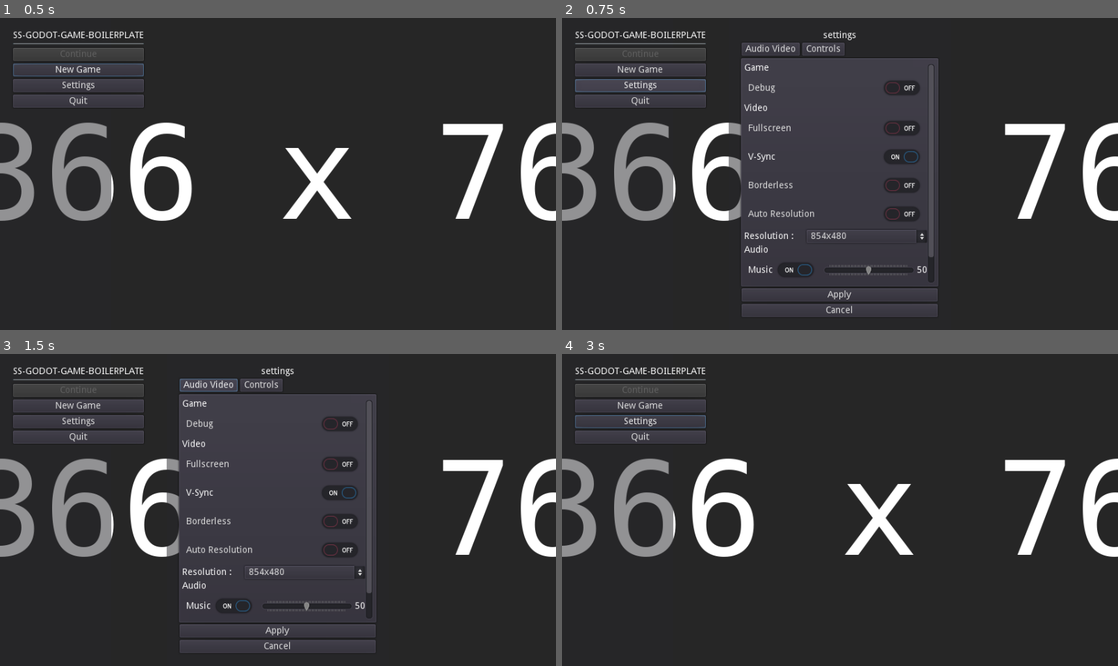
Above: before the commit, frames 1-4 (two rows, left to right).
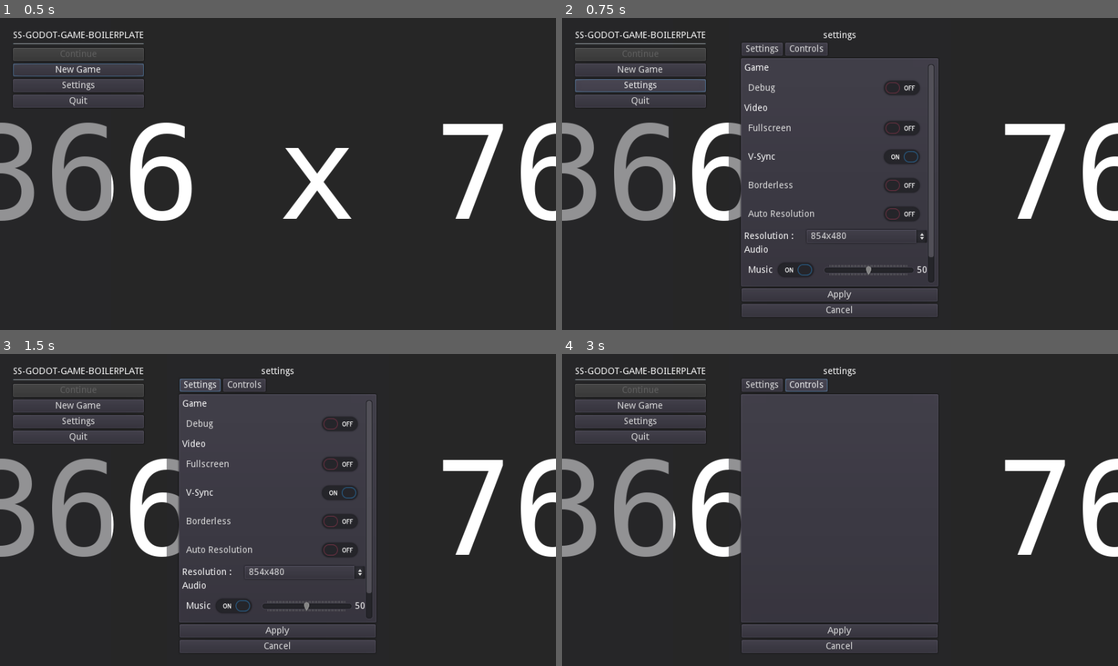
Above: after the commit, the same moments.

Repository: stalematestudio/ss-godot-game-boilerplate
Game: Godot game, scene res://scenes/MainMenu.tscn
Two runs of this game, one before a commit and one after it. Both use one fixed random seed, a clock stepped at 60 frames per second and the inputs below.
Inputs (mouse positions are in pixels of both pictures, inside the frame that each line leads up to):
- Up to frame 1 (0.5 s): no input
- Up to frame 2 (0.75 s): click "Settings" at 0.5 s
- Up to frame 3 (1.5 s): click (211, 385) at 1.25 s, where only the run before the commit has a clickable "Audio Video"
- Up to frame 4 (3 s): click "Settings" at 2 s; click (806, 385) at 2.75 s, where only the run after the commit has a clickable "Controls"

Frame 1 is identical in both runs. In frame 2, 0.3% of the frame differs, in the area x 33-51%, y 8-13%; in frame 3, 0.3%; in frame 4, 30%, in the area x 2-68%, y 4-96%.

Commit message:
Some renaming for no good reason

Diff:
--- a/scenes/Settings.tscn
+++ b/scenes/Settings.tscn
@@ -34,17 +34,17 @@
 margin_right = 301.0
 margin_bottom = 38.0
 
-[node name="AV_Settings_Button" type="Button" parent="VBC/Tab_Buttons"]
-margin_right = 89.0
+[node name="Settings_Tab_Button" type="Button" parent="VBC/Tab_Buttons"]
+margin_right = 63.0
 margin_bottom = 20.0
-text = "Audio Video"
-__meta__ = {
-"_edit_use_anchors_": false
-}
-
-[node name="Controls" type="Button" parent="VBC/Tab_Buttons"]
-margin_left = 93.0
-margin_right = 158.0
+text = "Settings"
+__meta__ = {
+"_edit_use_anchors_": false
+}
+
+[node name="Controls_Tab_Button" type="Button" parent="VBC/Tab_Buttons"]
+margin_left = 67.0
+margin_right = 132.0
 margin_bottom = 20.0
 text = "Controls"
 __meta__ = {
@@ -59,7 +59,7 @@
 tabs_visible = false
 use_hidden_tabs_for_min_size = true
 
-[node name="AV_Settings" type="Tabs" parent="VBC/Settings_Tabs"]
+[node name="Settings_Tab" type="Tabs" parent="VBC/Settings_Tabs"]
 anchor_right = 1.0
 anchor_bottom = 1.0
 margin_left = 4.0
@@ -67,7 +67,7 @@
 margin_right = -4.0
 margin_bottom = -4.0
 
-[node name="AV_Scroll" type="ScrollContainer" parent="VBC/Settings_Tabs/AV_Settings"]
+[node name="Settings_Scroll" type="ScrollContainer" parent="VBC/Settings_Tabs/Settings_Tab"]
 anchor_right = 1.0
 anchor_bottom = 1.0
 follow_focus = true
@@ -76,7 +76,7 @@
 "_edit_use_anchors_": false
 }
 
-[node name="AV_VBC" type="VBoxContainer" parent="VBC/Settings_Tabs/AV_Settings/AV_Scroll"]
+[node name="Settings_VBC" type="VBoxContainer" parent="VBC/Settings_Tabs/Settings_Tab/Settings_Scroll"]
 margin_right = 281.0
 margin_bottom = 382.0
 size_flags_horizontal = 3
@@ -84,53 +84,53 @@
 "_edit_use_anchors_": false
 }
 
-[node name="Game" type="Label" parent="VBC/Settings_Tabs/AV_Settings/AV_Scroll/AV_VBC"]
+[node name="Game" type="Label" parent="VBC/Settings_Tabs/Settings_Tab/Settings_Scroll/Settings_VBC"]
 margin_right = 281.0
 margin_bottom = 14.0
 text = "Game"
 
-[node name="Debug_CheckButton" type="CheckButton" parent="VBC/Settings_Tabs/AV_Settings/AV_Scroll/AV_VBC"]
+[node name="Debug_CheckButton" type="CheckButton" parent="VBC/Settings_Tabs/Settings_Tab/Settings_Scroll/Settings_VBC"]
 margin_top = 18.0
 margin_right = 281.0
 margin_bottom = 58.0
 text = "Debug"
 
-[node name="Video" type="Label" parent="VBC/Settings_Tabs/AV_Settings/AV_Scroll/AV_VBC"]
+[node name="Video" type="Label" parent="VBC/Settings_Tabs/Settings_Tab/Settings_Scroll/Settings_VBC"]
 margin_top = 62.0
 margin_right = 281.0
 margin_bottom = 76.0
 text = "Video"
 
-[node name="FullScreen_CheckButton" type="CheckButton" parent="VBC/Settings_Tabs/AV_Settings/AV_Scroll/AV_VBC"]
+[node name="FullScreen_CheckButton" type="CheckButton" parent="VBC/Settings_Tabs/Settings_Tab/Settings_Scroll/Settings_VBC"]
 margin_top = 80.0
 margin_right = 281.0
 margin_bottom = 120.0
 text = "Fullscreen"
 
-[node name="VSync_CheckButton" type="CheckButton" parent="VBC/Settings_Tabs/AV_Settings/AV_Scroll/AV_VBC"]
+[node name="VSync_CheckButton" type="CheckButton" parent="VBC/Settings_Tabs/Settings_Tab/Settings_Scroll/Settings_VBC"]
 margin_top = 124.0
 margin_right = 281.0
 margin_bottom = 164.0
 text = "V-Sync"
 
-[node name="Borderless_CheckButton" type="CheckButton" parent="VBC/Settings_Tabs/AV_Settings/AV_Scroll/AV_VBC"]
+[node name="Borderless_CheckButton" type="CheckButton" parent="VBC/Settings_Tabs/Settings_Tab/Settings_Scroll/Settings_VBC"]
 margin_top = 168.0
 margin_right = 281.0
 margin_bottom = 208.0
 text = "Borderless"
 
-[node name="ResolutionAuto_CheckButton" type="CheckButton" parent="VBC/Settings_Tabs/AV_Settings/AV_Scroll/AV_VBC"]
+[node name="ResolutionAuto_CheckButton" type="CheckButton" parent="VBC/Settings_Tabs/Settings_Tab/Settings_Scroll/Settings_VBC"]
 margin_top = 212.0
 margin_right = 281.0
 margin_bottom = 252.0
 text = "Auto Resolution"
 
-[node name="Resolution_HBC" type="HBoxContainer" parent="VBC/Settings_Tabs/AV_Settings/AV_Scroll/AV_VBC"]
+[node name="Resolution_HBC" type="HBoxContainer" parent="VBC/Settings_Tabs/Settings_Tab/Settings_Scroll/Settings_VBC"]
 margin_top = 256.0
 margin_right = 281.0
 margin_bottom = 276.0
 
-[node name="Resolution_Label" type="Label" parent="VBC/Settings_Tabs/AV_Settings/AV_Scroll/AV_VBC/Resolution_HBC"]
+[node name="Resolution_Label" type="Label" parent="VBC/Settings_Tabs/Settings_Tab/Settings_Scroll/Settings_VBC/Resolution_HBC"]
 margin_top = 3.0
 margin_right = 92.0
 margin_bottom = 17.0
@@ -141,25 +141,25 @@
 "_edit_use_anchors_": false
 }
 
-[node name="Resolution_Option" type="OptionButton" parent="VBC/Settings_Tabs/AV_Settings/AV_Scroll/AV_VBC/Resolution_HBC"]
+[node name="Resolution_Option" type="OptionButton" parent="VBC/Settings_Tabs/Settings_Tab/Settings_Scroll/Settings_VBC/Resolution_HBC"]
 margin_left = 96.0
 margin_right = 281.0
 margin_bottom = 20.0
 size_flags_horizontal = 3
 
-[node name="Audio" type="Label" parent="VBC/Settings_Tabs/AV_Settings/AV_Scroll/AV_VBC"]
+[node name="Audio" type="Label" parent="VBC/Settings_Tabs/Settings_Tab/Settings_Scroll/Settings_VBC"]
 margin_top = 280.0
 margin_right = 281.0
 margin_bottom = 294.0
 text = "Audio"
 
-[node name="Music_HBC" type="HBoxContainer" parent="VBC/Settings_Tabs/AV_Settings/AV_Scroll/AV_VBC"]
+[node name="Music_HBC" type="HBoxContainer" parent="VBC/Settings_Tabs/Settings_Tab/Settings_Scroll/Settings_VBC"]
 margin_top = 298.0
 margin_right = 281.0
 margin_bottom = 338.0
 size_flags_horizontal = 3
 
-[node name="Music_CheckButton" type="CheckButton" parent="VBC/Settings_Tabs/AV_Settings/AV_Scroll/AV_VBC/Music_HBC"]
+[node name="Music_CheckButton" type="CheckButton" parent="VBC/Settings_Tabs/Settings_Tab/Settings_Scroll/Settings_VBC/Music_HBC"]
 margin_right = 118.0
 margin_bottom = 40.0
 size_flags_horizontal = 3
@@ -169,7 +169,7 @@
 "_edit_use_anchors_": false
 }
 
-[node name="Music_Slider" type="HSlider" parent="VBC/Settings_Tabs/AV_Settings/AV_Scroll/AV_VBC/Music_HBC"]
+[node name="Music_Slider" type="HSlider" parent="VBC/Settings_Tabs/Settings_Tab/Settings_Scroll/Settings_VBC/Music_HBC"]
 margin_left = 122.0
 margin_right = 261.0
 margin_bottom = 40.0
@@ -183,7 +183,7 @@
 "_edit_use_anchors_": false
 }
 
-[node name="Music_Value" type="Label" parent="VBC/Settings_Tabs/AV_Settings/AV_Scroll/AV_VBC/Music_HBC"]
+[node name="Music_Value" type="Label" parent="VBC/Settings_Tabs/Settings_Tab/Settings_Scroll/Settings_VBC/Music_HBC"]
 margin_left = 265.0
 margin_right = 281.0
 margin_bottom = 40.0
@@ -197,12 +197,12 @@
 "_edit_use_anchors_": false
 }
 
-[node name="FX_HBC" type="HBoxContainer" parent="VBC/Settings_Tabs/AV_Settings/AV_Scroll/AV_VBC"]
+[node name="FX_HBC" type="HBoxContainer" parent="VBC/Settings_Tabs/Settings_Tab/Settings_Scroll/Settings_VBC"]
 margin_top = 342.0
 margin_right = 281.0
 margin_bottom = 382.0
 
-[node name="FX_CheckButton" type="CheckButton" parent="VBC/Settings_Tabs/AV_Settings/AV_Scroll/AV_VBC/FX_HBC"]
+[node name="FX_CheckButton" type="CheckButton" parent="VBC/Settings_Tabs/Settings_Tab/Settings_Scroll/Settings_VBC/FX_HBC"]
 margin_right = 95.0
 margin_bottom = 40.0
 size_flags_horizontal = 3
@@ -212,7 +212,7 @@
 "_edit_use_anchors_": false
 }
 
-[node name="FX_Slider" type="HSlider" parent="VBC/Settings_Tabs/AV_Settings/AV_Scroll/AV_VBC/FX_HBC"]
+[node name="FX_Slider" type="HSlider" parent="VBC/Settings_Tabs/Settings_Tab/Settings_Scroll/Settings_VBC/FX_HBC"]
 margin_left = 99.0
 margin_right = 260.0
 margin_bottom = 40.0
@@ -223,7 +223,7 @@
 rounded = true
 tick_count = 50
 
-[node name="FX_Value" type="Label" parent="VBC/Settings_Tabs/AV_Settings/AV_Scroll/AV_VBC/FX_HBC"]
+[node name="FX_Value" type="Label" parent="VBC/Settings_Tabs/Settings_Tab/Settings_Scroll/Settings_VBC/FX_HBC"]
 margin_left = 264.0
 margin_right = 281.0
 margin_bottom = 40.0
@@ -246,11 +246,11 @@
 margin_right = -4.0
 margin_bottom = -4.0
 
-[node name="ScrollContainer" type="ScrollContainer" parent="VBC/Settings_Tabs/Controls"]
+[node name="Controls_Scroll" type="ScrollContainer" parent="VBC/Settings_Tabs/Controls"]
 margin_right = 40.0
 margin_bottom = 40.0
 
-[node name="VBoxContainer" type="VBoxContainer" parent="VBC/Settings_Tabs/Controls/ScrollContainer"]
+[node name="Controls_VBC" type="VBoxContainer" parent="VBC/Settings_Tabs/Controls/Controls_Scroll"]
 
 [node name="Apply" type="Button" parent="VBC"]
 margin_top = 396.0
--- a/scripts/Settings.gd
+++ b/scripts/Settings.gd
@@ -33,27 +33,27 @@
 
 	# Set gui elements
 	gui_tabs = $VBC/Settings_Tabs
-	gui_av_tab = $VBC/Tab_Buttons/AV_Settings_Button
-	gui_controls_tab = $VBC/Tab_Buttons/Controls
+	gui_av_tab = $VBC/Tab_Buttons/Settings_Tab_Button
+	gui_controls_tab = $VBC/Tab_Buttons/Controls_Tab_Button
 
 	gui_apply = $VBC/Apply
 	gui_cancel = $VBC/Cancel
 
 	# Video
-	gui_fullscreen = $VBC/Settings_Tabs/AV_Settings/AV_Scroll/AV_VBC/FullScreen_CheckButton
-	gui_vsync = $VBC/Settings_Tabs/AV_Settings/AV_Scroll/AV_VBC/VSync_CheckButton
-	gui_borderless = $VBC/Settings_Tabs/AV_Settings/AV_Scroll/AV_VBC/Borderless_CheckButton
-	gui_resolution_auto = $VBC/Settings_Tabs/AV_Settings/AV_Scroll/AV_VBC/ResolutionAuto_CheckButton
-	gui_resolution_label = $VBC/Settings_Tabs/AV_Settings/AV_Scroll/AV_VBC/Resolution_HBC/Resolution_Label
-	gui_resolution_option = $VBC/Settings_Tabs/AV_Settings/AV_Scroll/AV_VBC/Resolution_HBC/Resolution_Option
+	gui_fullscreen = $VBC/Settings_Tabs/Settings_Tab/Settings_Scroll/Settings_VBC/FullScreen_CheckButton
+	gui_vsync = $VBC/Settings_Tabs/Settings_Tab/Settings_Scroll/Settings_VBC/VSync_CheckButton
+	gui_borderless = $VBC/Settings_Tabs/Settings_Tab/Settings_Scroll/Settings_VBC/Borderless_CheckButton
+	gui_resolution_auto = $VBC/Settings_Tabs/Settings_Tab/Settings_Scroll/Settings_VBC/ResolutionAuto_CheckButton
+	gui_resolution_label = $VBC/Settings_Tabs/Settings_Tab/Settings_Scroll/Settings_VBC/Resolution_HBC/Resolution_Label
+	gui_resolution_option = $VBC/Settings_Tabs/Settings_Tab/Settings_Scroll/Settings_VBC/Resolution_HBC/Resolution_Option
 
 	# Audio
-	gui_music = $VBC/Settings_Tabs/AV_Settings/AV_Scroll/AV_VBC/Music_HBC/Music_CheckButton
-	gui_music_slider = $VBC/Settings_Tabs/AV_Settings/AV_Scroll/AV_VBC/Music_HBC/Music_Slider
-	gui_music_display = $VBC/Settings_Tabs/AV_Settings/AV_Scroll/AV_VBC/Music_HBC/Music_Value
-	gui_fx = $VBC/Settings_Tabs/AV_Settings/AV_Scroll/AV_VBC/FX_HBC/FX_CheckButton
-	gui_fx_slider = $VBC/Settings_Tabs/AV_Settings/AV_Scroll/AV_VBC/FX_HBC/FX_Slider
-	gui_fx_display = $VBC/Settings_Tabs/AV_Settings/AV_Scroll/AV_VBC/FX_HBC/FX_Value
+	gui_music = $VBC/Settings_Tabs/Settings_Tab/Settings_Scroll/Settings_VBC/Music_HBC/Music_CheckButton
+	gui_music_slider = $VBC/Settings_Tabs/Settings_Tab/Settings_Scroll/Settings_VBC/Music_HBC/Music_Slider
+	gui_music_display = $VBC/Settings_Tabs/Settings_Tab/Settings_Scroll/Settings_VBC/Music_HBC/Music_Value
+	gui_fx = $VBC/Settings_Tabs/Settings_Tab/Settings_Scroll/Settings_VBC/FX_HBC/FX_CheckButton
+	gui_fx_slider = $VBC/Settings_Tabs/Settings_Tab/Settings_Scroll/Settings_VBC/FX_HBC/FX_Slider
+	gui_fx_display = $VBC/Settings_Tabs/Settings_Tab/Settings_Scroll/Settings_VBC/FX_HBC/FX_Value
 
 	# Set Settings Menu
 	gui_av_tab.connect("pressed", self, "settings_menu_tab_switch", [0])
@@ -82,6 +82,9 @@
 
 	# Set Settings Values
 	config_manager.load_config()
+
+	# Game
+
 
 	# Video
 	gui_fullscreen.set_pressed(config_manager.config_data.video.fullscreen)
